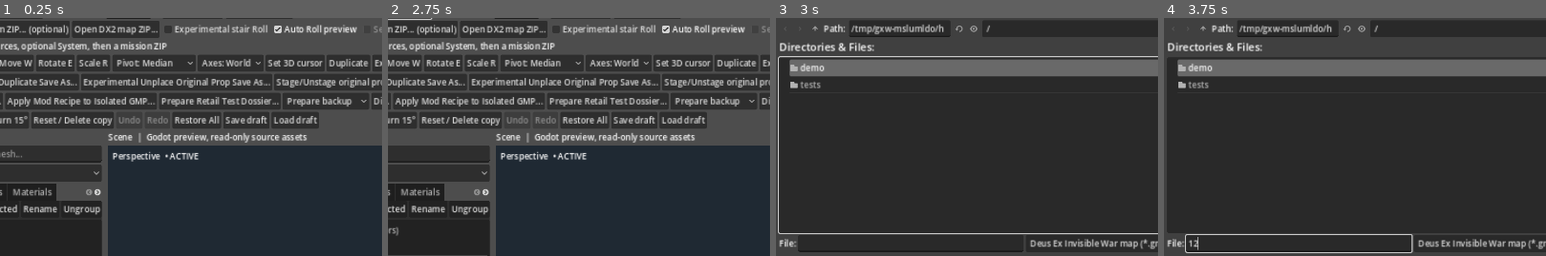
Above: before the commit, frames 1-4 (left to right).
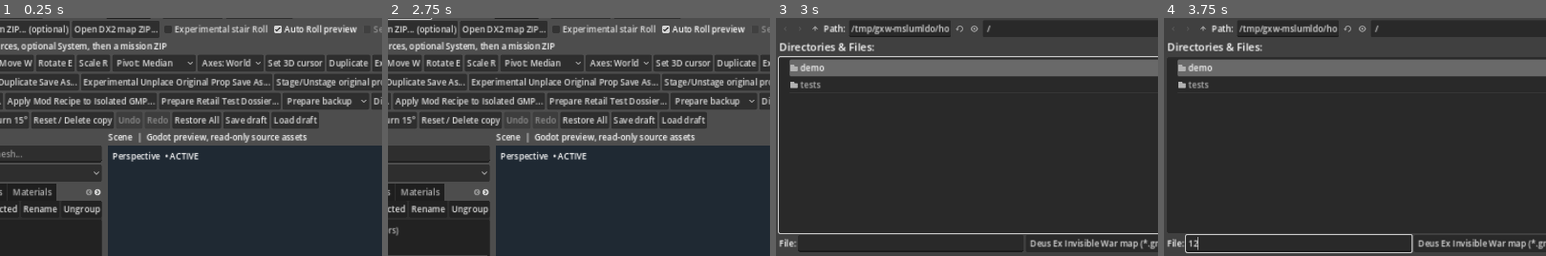
Above: after the commit, the same moments.

Repository: JakX2/Deus-Ex-2-SDK
Game: Godot game, scene res://main.tscn
Two runs of this game, one before a commit and one after it. Both use one fixed random seed, a clock stepped at 60 frames per second and the inputs below.
Inputs (mouse positions are % of the whole screen's width and height, from its top left):
- Up to frame 1 (0.25 s): no input
- Up to frame 2 (2.75 s): click (12, 40) at 0.52 s; type "Alex" at 0.6 s; click "Single" at 1.25 s; click "Single" at 2 s
- Up to frame 3 (3 s): click "Open DX2 map (.gmp)" at 2.75 s
- Up to frame 4 (3.75 s): click (29, 59) at 3.52 s; type "12" at 3.6 s
The pictures show only the part of the screen within x 11-61%, y 11-61%; the shares and areas given below are measured in that part.

Frames 1-2 are identical in both runs. In frame 3, less than 0.1% of the frame differs, in the area x 44-57%, y 3-8%; in frame 4, less than 0.1%.

Commit message:
Use unambiguous Godot size bounds and detailed fail-closed CSG shell checks

Diff:
--- a/native_editor/godot_editor/private_csg_preview_mesh.gd
+++ b/native_editor/godot_editor/private_csg_preview_mesh.gd
@@ -29,59 +29,59 @@
 
 static func _one_piece(raw: Variant, index: int, material: Material) -> Dictionary:
     if typeof(raw) != TYPE_DICTIONARY:
-        return {"ok": false}
+        return {"ok": false, "reason": "non-dictionary-piece"}
     var points: Variant = raw.get("vertices", [])
     var faces: Variant = raw.get("faces", [])
     if (typeof(points) != TYPE_ARRAY or typeof(faces) != TYPE_ARRAY
-        or not 4 <= points.size() or points.size() > MAX_VERTICES
-        or not 4 <= faces.size() or faces.size() > MAX_FACES
+        or points.size() < 4 or points.size() > MAX_VERTICES
+        or faces.size() < 4 or faces.size() > MAX_FACES
         or raw.get("vertex_count", -1) != points.size()
         or raw.get("face_count", -1) != faces.size()
         or raw.get("euler_characteristic", -1) != 2
         or raw.get("all_edges_two_opposite_face_uses", false) != true
         or not _valid_number(raw.get("volume_m3", null))
         or float(raw["volume_m3"]) <= 0.0):
-        return {"ok": false}
+        return {"ok": false, "reason": "piece-count-or-volume"}
     var vertices: Array[Vector3] = []
     for source in points:
         var point := _vector(source)
         if not point.is_finite():
-            return {"ok": false}
+            return {"ok": false, "reason": "nonfinite-vertex"}
         vertices.append(point)
     var positions := PackedVector3Array()
     var normals := PackedVector3Array()
     var triangle_count := 0
     for face in faces:
         if typeof(face) != TYPE_DICTIONARY:
-            return {"ok": false}
+            return {"ok": false, "reason": "non-dictionary-face"}
         var ids: Variant = face.get("vertex_ids", [])
         var normal := _vector(face.get("outward_normal", null))
         if (typeof(ids) != TYPE_ARRAY or ids.size() < 3
             or ids.size() > 32 or not normal.is_finite()
             or absf(normal.length_squared()-1.0) > 0.0002
             or face.get("face_index", -1) != faces.find(face)):
-            return {"ok": false}
+            return {"ok": false, "reason": "face-index-or-normal"}
         var checked: Array[int] = []
         for vertex_id in ids:
             if (typeof(vertex_id) != TYPE_INT or vertex_id < 0
                 or vertex_id >= vertices.size() or checked.has(vertex_id)):
-                return {"ok": false}
+                return {"ok": false, "reason": "face-vertex-id"}
             checked.append(vertex_id)
         for j in range(1, checked.size()-1):
             var a := vertices[checked[0]]
             var b := vertices[checked[j]]
             var c := vertices[checked[j+1]]
             if (b-a).cross(c-a).dot(normal) <= 1e-10:
-                return {"ok": false}
+                return {"ok": false, "reason": "incorrect-winding"}
             for vertex in [a, b, c]:
                 positions.append(vertex)
                 normals.append(normal)
             triangle_count += 1
             if triangle_count > MAX_TRIANGLES:
-                return {"ok": false}
+                return {"ok": false, "reason": "triangle-capacity"}
     if (triangle_count != int(raw.get("triangle_count", -1))
         or positions.size() != triangle_count*3):
-        return {"ok": false}
+        return {"ok": false, "reason": "triangle-count-disagreement"}
     var arrays := []
     arrays.resize(Mesh.ARRAY_MAX)
     arrays[Mesh.ARRAY_VERTEX] = positions
@@ -89,7 +89,7 @@
     var geometry := ArrayMesh.new()
     geometry.add_surface_from_arrays(Mesh.PRIMITIVE_TRIANGLES, arrays)
     if geometry.get_surface_count() != 1:
-        return {"ok": false}
+        return {"ok": false, "reason": "empty-godot-surface"}
     var node := MeshInstance3D.new()
     node.name = "Private_CSG_Preview_Piece_" + str(index)
     node.mesh = geometry
@@ -153,7 +153,7 @@
         var part := _one_piece(pieces[i], i, material)
         if not bool(part.get("ok", false)):
             root.free()
-            return {"ok": false, "message": "Invalid CSG preview shell geometry."}
+            return {"ok": false, "message": "Invalid CSG preview shell geometry: " + str(part.get("reason", "unknown")) + " in piece " + str(i)}
         root.add_child(part["node"])
         triangles += int(part["triangle_count"])
         vertices += int(part["vertex_count"])
